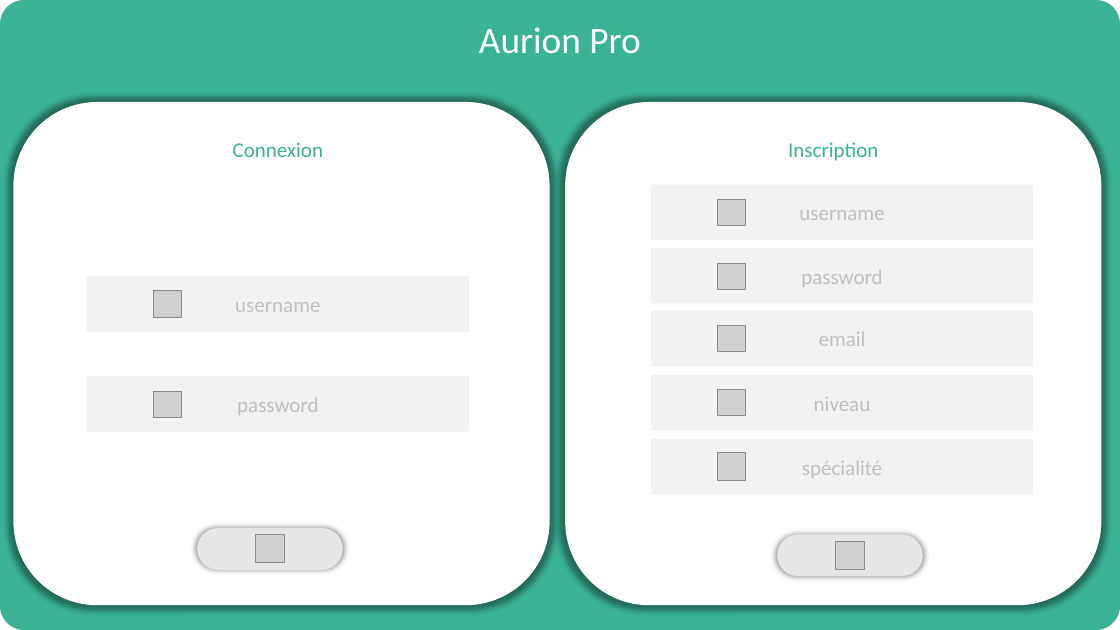
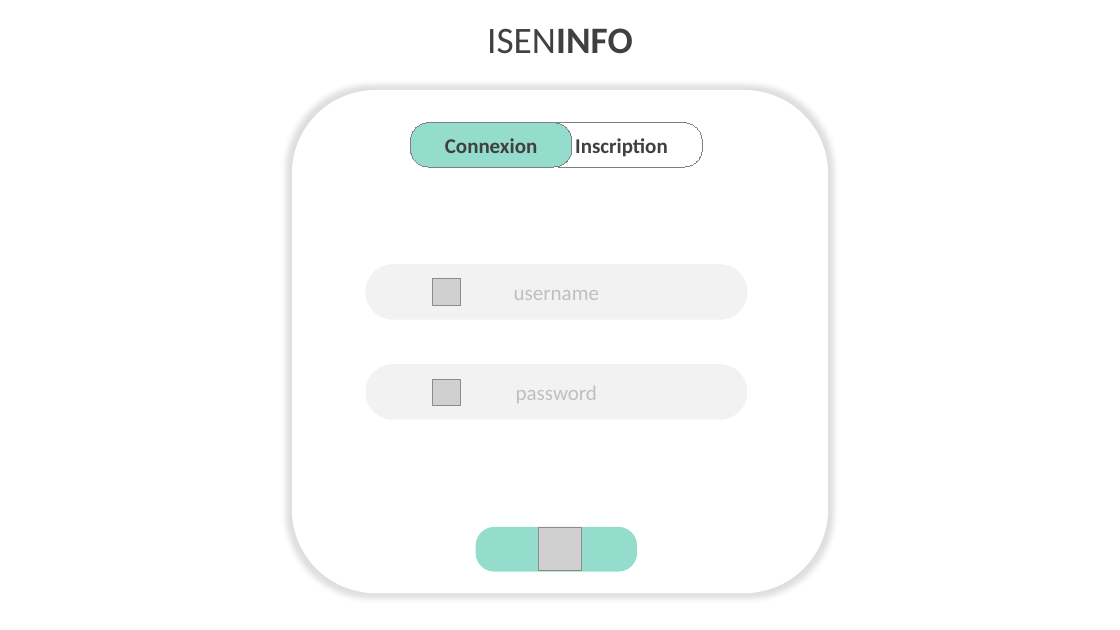
Before and after one commit to hugodemenez/isen-student-portal, a slide deck: slide 1 of powerpoint/Structure_Projet.pptx. Drawn at 1120x630 pixels with LibreOffice and Linux fonts; fonts in the diff are those of the drawing; grey boxes stand for pictures. Boxes give left, top, right and bottom in pixels: in the first picture for what was removed or moved away, otherwise in the second. Text is boxed around its words. In the diff, an @@ line names an element or a change of style, - is before the commit and + after.

```diff
--- a/powerpoint/Structure_Projet.pptx
+++ b/powerpoint/Structure_Projet.pptx
@@ text at (487, 28, 633, 54): text changed; text colour #FFFFFF to #404040 @@
-Aurion Pro
+ISENINFO
@@ rounded rectangle at (292, 90, 828, 593): shadow changed @@
@@ rounded rectangle "Connexion": place and size @@
-rounded rectangle "Connexion" at (233, 142, 323, 157)
+rounded rectangle "Connexion" at (411, 123, 572, 167)
@@ rounded rectangle "Connexion" at (411, 123, 572, 167): text colour #3AB395 to #404040, bold on; vertical alignment top to middle; fill none to #94DCCB; outline none to #808080 0.75 pt @@
@@ rounded rectangle "Inscription": place and size @@
-rounded rectangle "Inscription" at (788, 142, 878, 161)
+rounded rectangle "Inscription" at (541, 123, 702, 167)
@@ rounded rectangle "Inscription" at (541, 123, 702, 167): text colour #3AB395 to #404040, bold on; vertical alignment top to middle; outline none to #808080 0.75 pt @@
@@ rounded rectangle "username" at (365, 265, 748, 320): rectangle to rounded rectangle @@
@@ 3 rounded rectangles, 2 pictures: place and size @@
-3 rounded rectangles, 2 pictures at (13, 102, 549, 605)
+3 rounded rectangles, 2 pictures at (292, 90, 828, 593)
@@ rounded rectangle "password" at (365, 365, 748, 420): rectangle to rounded rectangle @@
@@ group removed at (0, 0, 1120, 630): 5 rectangles, 5 pictures, 2 rounded rectangles @@
-username
-password
-email
-niveau
-spécialité
@@ rounded rectangle removed at (197, 528, 343, 571) @@
@@ picture removed at (256, 535, 284, 563) @@
@@ rounded rectangle added at (476, 527, 637, 571), fill #94DCCB @@
@@ picture added at (539, 528, 582, 571) @@
@@ rounded rectangle removed at (777, 534, 923, 576) @@
@@ picture removed at (836, 541, 864, 569) @@
```
Also in this commit, not shown: 2 slides added, 1 slide removed, 9 other files.
